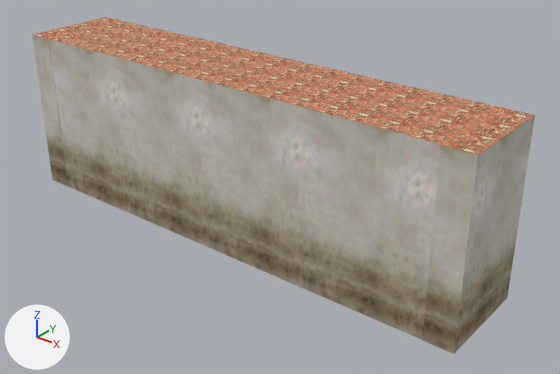
One commit to the Blender file Deserter/Assets/Mesh/Maps/HotelMaps.blend: the scene before it, then after it.
Before and after are seen from a 50 mm camera at (16.07, -18.55, 13.52) aimed at (1.38, -0.18, 2.13). Arrows for +X, +Y and +Z are at lower left; the lights stay in place. The same objects are shown in both versions, whatever each file hides.

The scene before the commit, as lines of its bpy script (objects in view):
```python
me_plane = bpy.data.meshes.new('Plane')
me_plane.from_pydata(...)  # 443 vertices, 404 faces; spans x -9.0..9.0, y -2.0..1.5, z 0.0..6.0
# faces by material slot: [66, 270, 48, 4, 16]
me_plane.materials.append(mat_brickmat00)  # picture img_bricktex00_png
me_plane.materials.append(mat_wallmat01)  # picture img_walltex01_png
me_plane.materials.append(mat_carpetmat)  # picture img_carpettex00_png
me_plane.materials.append(mat_doormat00)  # picture img_doortex01_png
me_plane.materials.append(mat_glassmat)  # picture img_windowtex00_png
ob_meshwindowcorridor00 = bpy.data.objects.new('meshWindowCorridor00', me_plane)
ob_meshwindowcorridor00.location = (0.0, 0.0, 0.0)
```
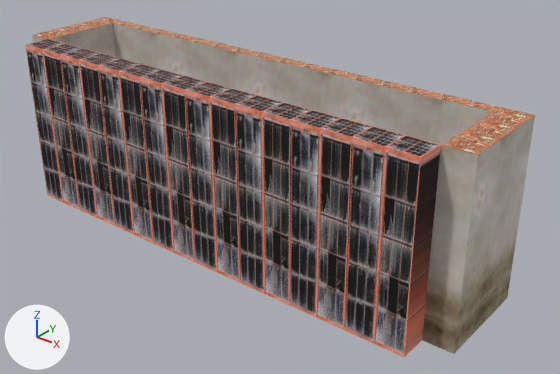
Commit message: small fix to a map mesh

Changed parts and their boxes [x1, y1, x2, y2] in the pictures (560 x 374 px; the box of a moved part takes in the faces that stretch with it):
'meshWindowCorridor00', reshaped: before [32, 17, 535, 354]; after [25, 17, 535, 357]
part 1 of me_plane, moved or reshaped: before [39, 23, 492, 340]; after [25, 39, 459, 357]

Edits to the bpy script that builds the scene:
```text
Change me_plane:
    used by ob_meshwindowcorridor00; location = (0.0, 0.0, 0.0)
    remove me_plane.from_pydata(...)  # 443 vertices, 404 faces; spans x -9.0..9.0, y -2.0..1.5, z 0.0..6.0
    add me_plane.from_pydata(...)  # 441 vertices, 400 faces; spans x -9.0..9.0, y -3.0..1.5, z 0.0..6.0
    me_plane part 1
    17 vertices are removed from x -8.0..8.0, y -2.0, z 3.0
    68 faces are deleted
    23 new vertices lie (0.0, -1.0, 0.0) away from vertices in x -8.0..8.0, y -2.0..-1.0, z 0.0..6.0
    28 new vertices lie (0.0, 0.0, -6.0) away from vertices in x -7.0..8.0, y -3.0..-2.0, z 6.0
    66 new faces join them, mat_glassmat (picture img_windowtex00_png)
    4 new faces join them, mat_carpetmat (picture img_carpettex00_png)
    10 new faces join them, mat_wallmat01 (picture img_walltex01_png)
```
